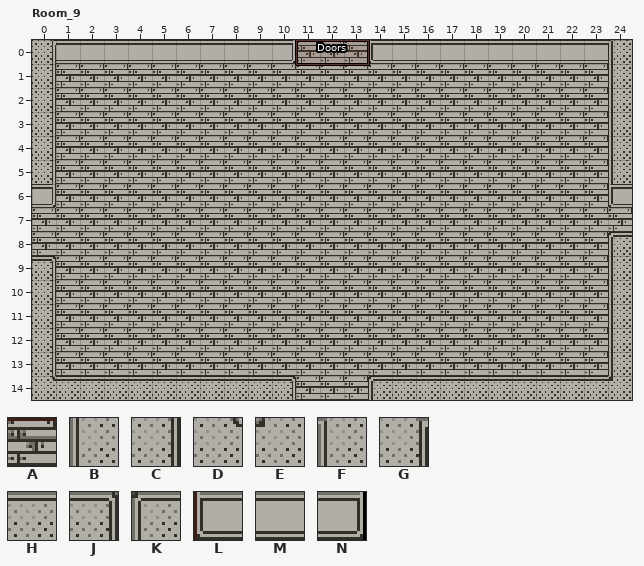
One commit to this LDtk project: LDTK/DPplaydate.ldtk. Above, as it was before the edit.
Cells are 16x16 px. Shown: Room_9 x 0..24, y 0..14.
Key: from "BGTilemap": A 5, B 7, C 9, D 10, E 11, F 14, G 15, H 20, J 22, K 23, L 41, M 42, N 43.
_ is an empty cell.
Layer "BGTilemap" before, first column x 0:
 0 GMMMMMMMMMNAAALMMMMMMMMMF
 1 CAAAAAAAAAAAAAAAAAAAAAAAB
 2 CAAAAAAAAAAAAAAAAAAAAAAAB
 3 CAAAAAAAAAAAAAAAAAAAAAAAB
 4 CAAAAAAAAAAAAAAAAAAAAAAAB
 5 CAAAAAAAAAAAAAAAAAAAAAAAB
 6 NAAAAAAAAAAAAAAAAAAAAAAAL
 7 AAAAAAAAAAAAAAAAAAAAAAAAA
 8 AAAAAAAAAAAAAAAAAAAAAAAAK
 9 JAAAAAAAAAAAAAAAAAAAAAAAB
10 CAAAAAAAAAAAAAAAAAAAAAAAB
11 CAAAAAAAAAAAAAAAAAAAAAAAB
12 CAAAAAAAAAAAAAAAAAAAAAAAB
13 CAAAAAAAAAAAAAAAAAAAAAAAB
14 DHHHHHHHHHJAAAKHHHHHHHHHE
Now the later version:
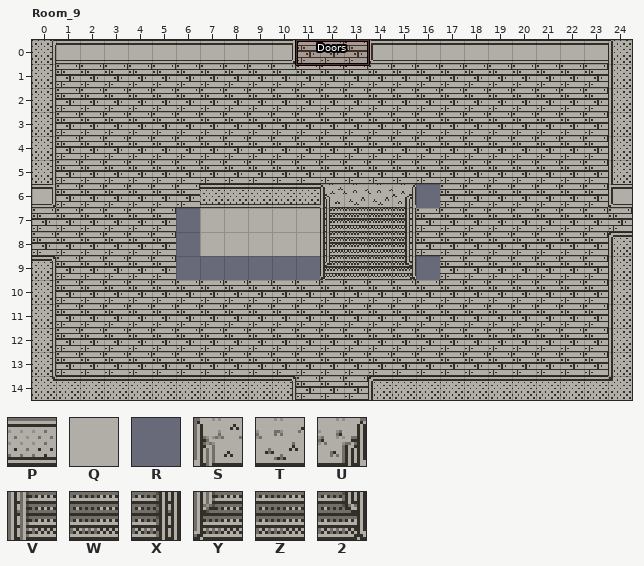
Further tiles: from "BGTilemap": P 19, Q 39, R 40, S 66, T 67, U 68, V 72, W 73, X 74, Y 79, Z 80, 2 81.
The edit:
Layer "BGTilemap":
y 6: x 7..16 AAAAAAAAAA -> PPPPPSTTUP
y 7..8: x 6..15 AAAAAAAAAA -> QQQQQQVWWX
y 9: x 6..16 AAAAAAAAAAA -> RRRRRRYZZ2R
